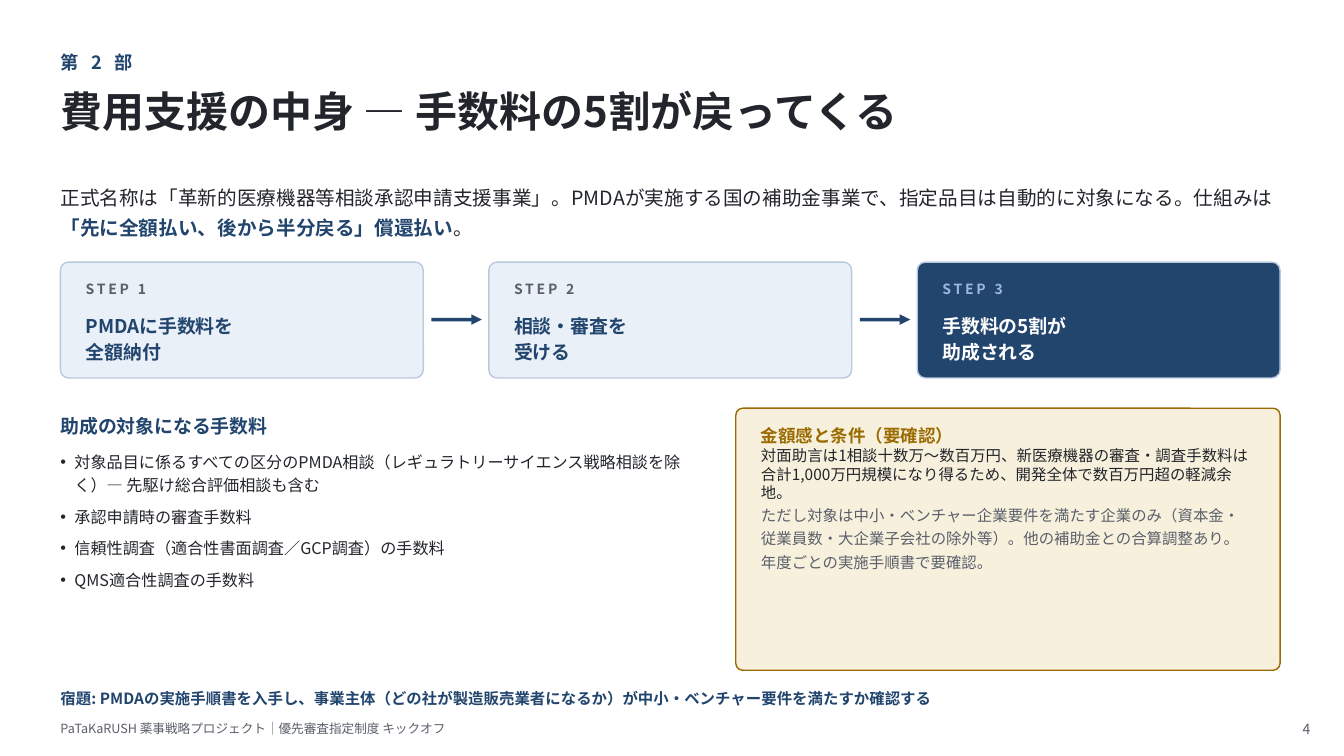
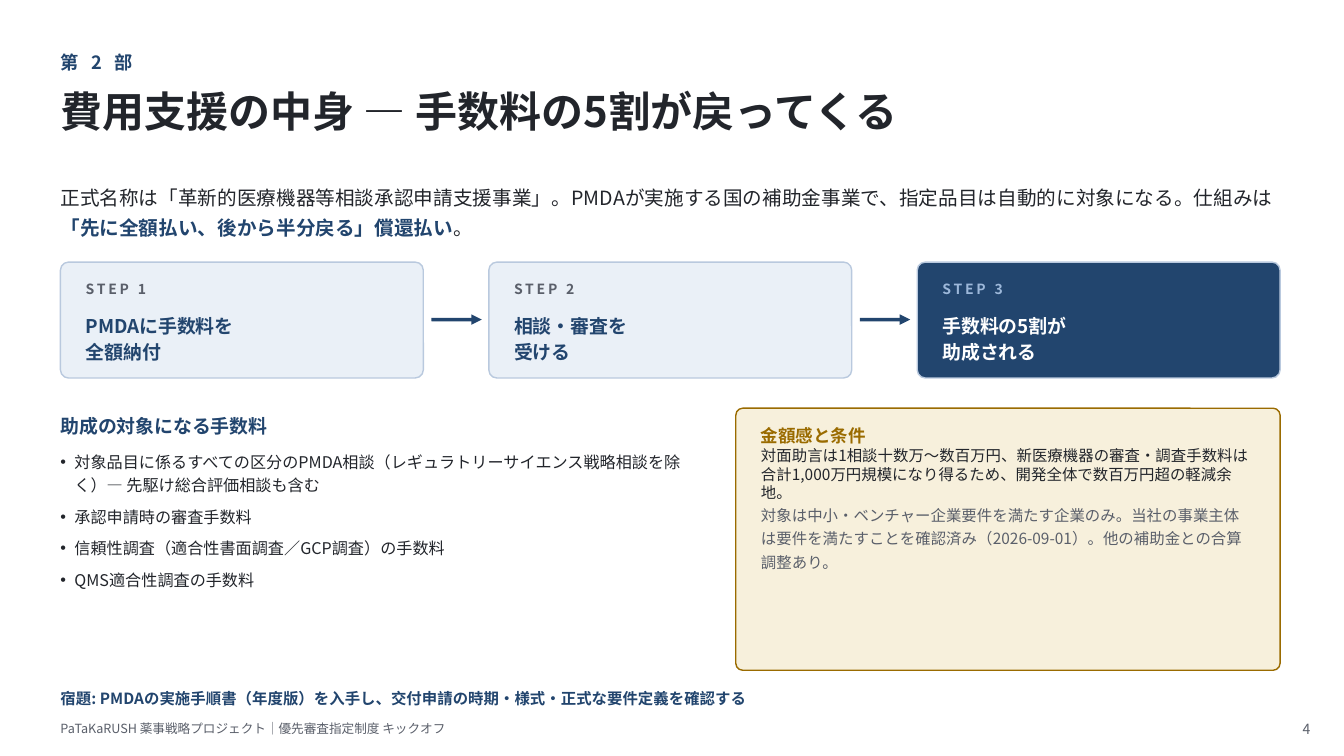
Before and after one commit to Cizeta-connectrum/ProjectManagement, a slide deck: slide 4 of docs/regulatory/09_キックオフ資料_優先審査指定制度.pptx. Drawn at 1344x756 pixels with LibreOffice and Linux fonts; fonts in the diff are those of the drawing. Boxes give left, top, right and bottom in pixels: in the first picture for what was removed or moved away, otherwise in the second. Text is boxed around its words. In the diff, an @@ line names an element or a change of style, - is before the commit and + after.

```diff
--- a/docs/regulatory/09_キックオフ資料_優先審査指定制度.pptx
+++ b/docs/regulatory/09_キックオフ資料_優先審査指定制度.pptx
@@ text at box(761, 427, 1248, 569): text changed @@
-金額感と条件（要確認）
-対面助言は1相談十数万〜数百万円、新医療機器の審査・調査手数料は合計1,000万円規模になり得るため、開発全体で数百万円超の軽減余地。
-ただし対象は中小・ベンチャー企業要件を満たす企業のみ（資本金・従業員数・大企業子会社の除外等）。他の補助金との合算調整あり。年度ごとの実施手順書で要確認。
+金額感と条件
+対面助言は1相談十数万〜数百万円、新医療機器の審査・調査手数料は合計1,000万円規模になり得るため、開発全体で数百万円超の軽減余地。
+対象は中小・ベンチャー企業要件を満たす企業のみ。当社の事業主体は要件を満たすことを確認済み（2026-09-01）。他の補助金との合算調整あり。
@@ text at box(60, 691, 746, 706): text changed @@
-宿題: PMDAの実施手順書を入手し、事業主体（どの社が製造販売業者になるか）が中小・ベンチャー要件を満たすか確認する
+宿題: PMDAの実施手順書（年度版）を入手し、交付申請の時期・様式・正式な要件定義を確認する
```
Also in this commit, not shown: 7 other slides changed, 1 slide added, 2 other files.
